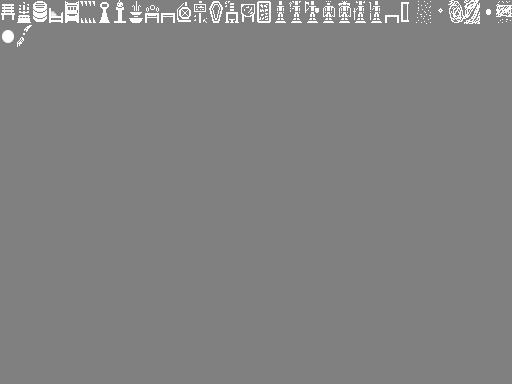
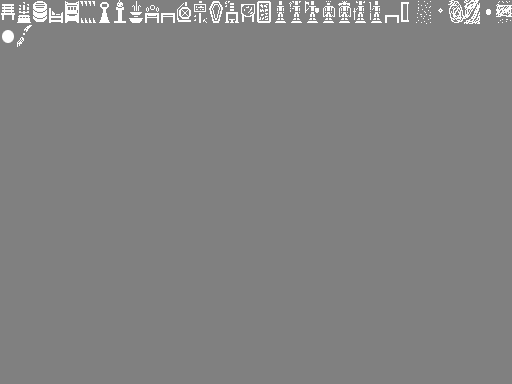
Two versions of the same layered image (512x384). Layer-by-layer changes:
painted on "Background" over [51, 11, 60, 16]
